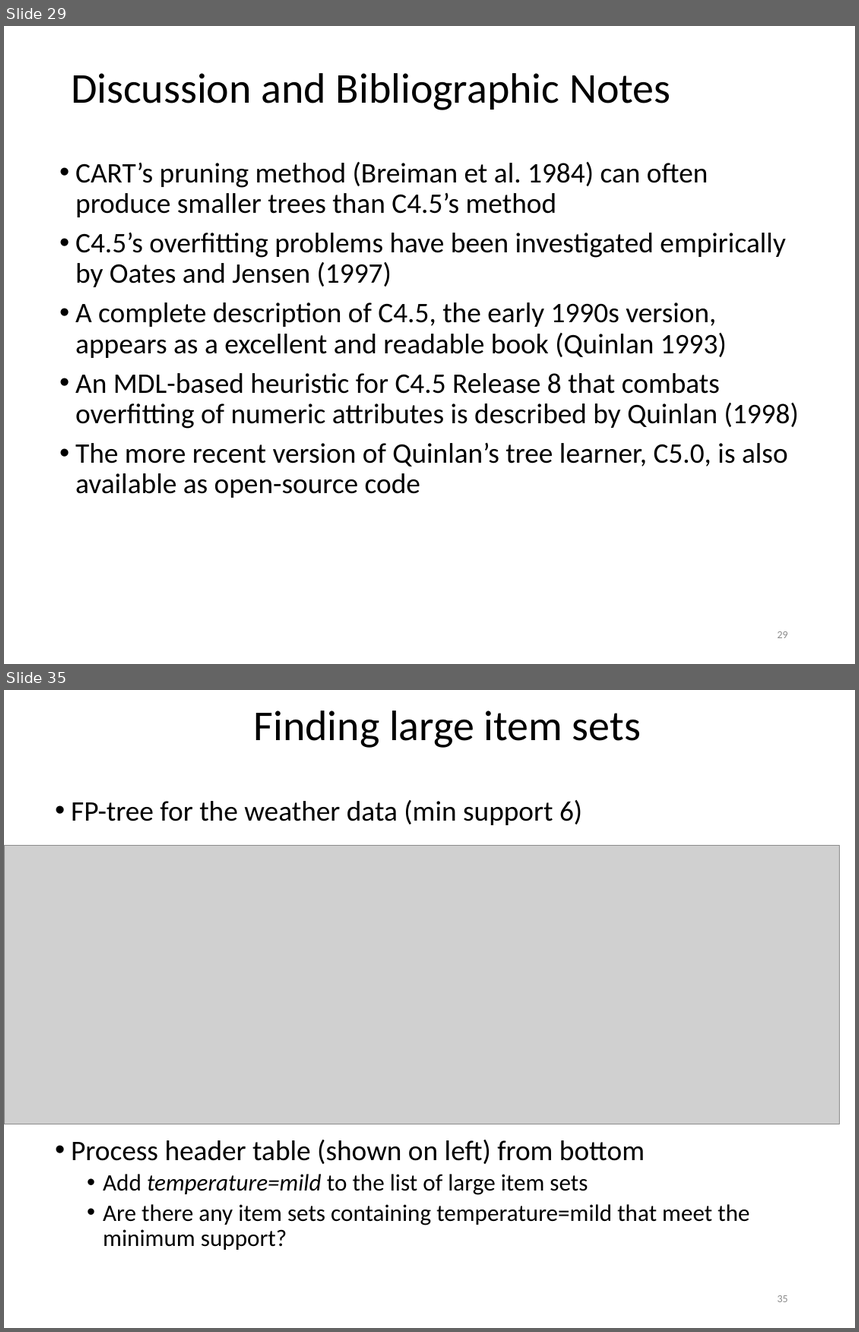
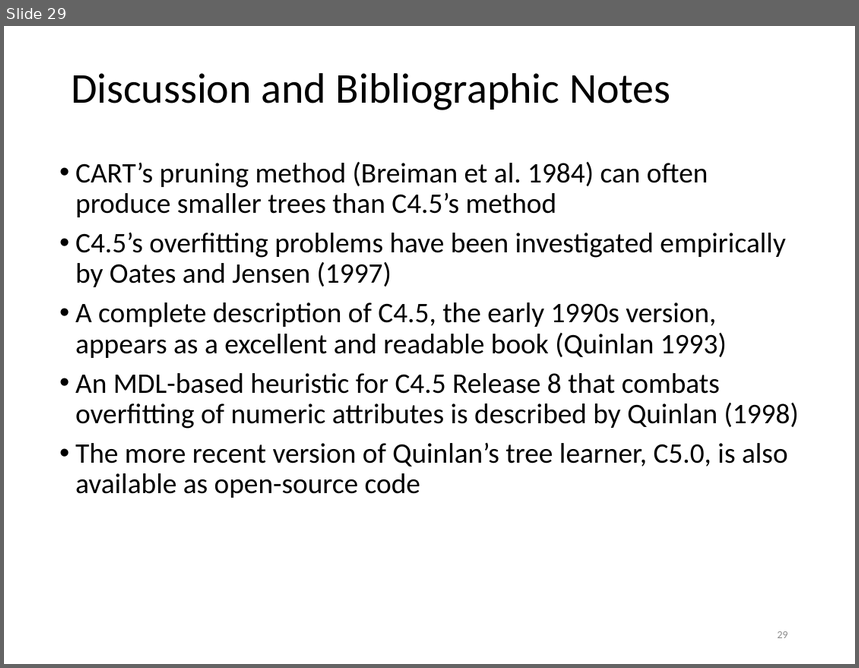
Before and after one commit to khaledmrasheed/khaledmrasheed.github.io, a slide deck: DMcourse/Chapter6.pptx. Shown one above the other, each under a label of ours: slides 29 and 35 before the commit, slide 29 after it; the slides between them are not shown. The pictures are 859x1332 and 859x668 pixels, drawn with LibreOffice and Linux fonts; fonts in the diff are those of the drawing; grey boxes stand for pictures. Boxes give left, top, right and bottom in pixels: in the first picture for what was removed or moved away, otherwise in the second. Text is boxed around its words. In the diff, an @@ line names an element or a change of style, - is before the commit and + after.

```diff
--- a/DMcourse/Chapter6.pptx
+++ b/DMcourse/Chapter6.pptx
@@ slide 35 removed at [4, 690, 855, 1328], background #FFFFFF @@
@@ title removed at [254, 711, 641, 748] @@
-Finding large item sets
@@ text removed at [71, 800, 582, 825] @@
-• FP-tree for the weather data (min support 6)
@@ picture removed at [4, 845, 840, 1124] @@
@@ text removed at [71, 1140, 750, 1250] @@
-• Process header table (shown on left) from bottom
-  • Add temperature=mild to the list of large item sets
-  • Are there any item sets containing temperature=mild that meet the minimum support?
@@ page number removed at [778, 1296, 788, 1303] @@
-35
```
Also in this commit, not shown: 9 other slides removed.
